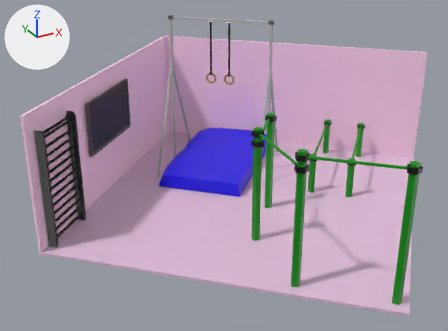
One commit to the glTF model public/models/myWorkoutRoom.glb: the scene before it, then after it.
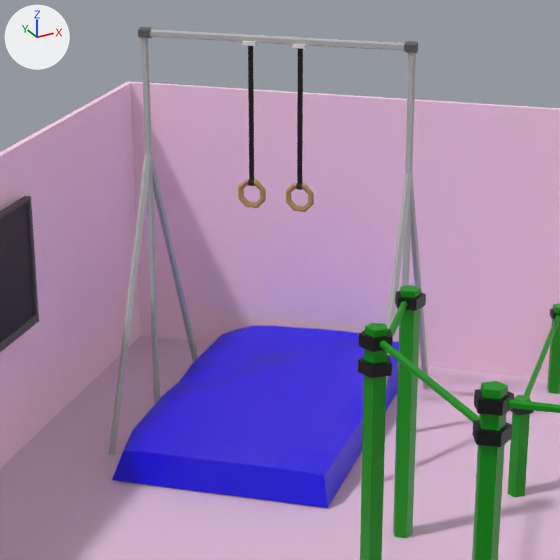
Old and new are each drawn whole from a camera (50 mm lens) standing at (-6.07, -9.69, 5.55) and looking at (-0.9, -0.29, 0.85) and again close up on the part from 26% to 73% of the width and 1% to 65% of the height. Every picture has the same lights, and +X, +Y and +Z are marked at upper left. Where no turn or scale is listed for an object, it has been applied to the vertices.

Objects in the first close-up: 'Cube', 'Cylinder', 'Cylinder.003', 'Cylinder.006', 'Cylinder.018', 'Cylinder.021', 'Cylinder.022', 'MainPole', 'Ring.002', 'Ring.003', 'Screen', 'Strap.002', 'Strap.003', 'ground', 'ground.001', 'ground.002'.
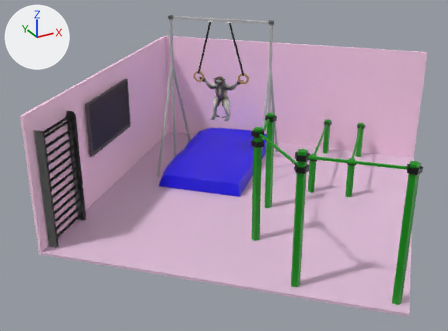
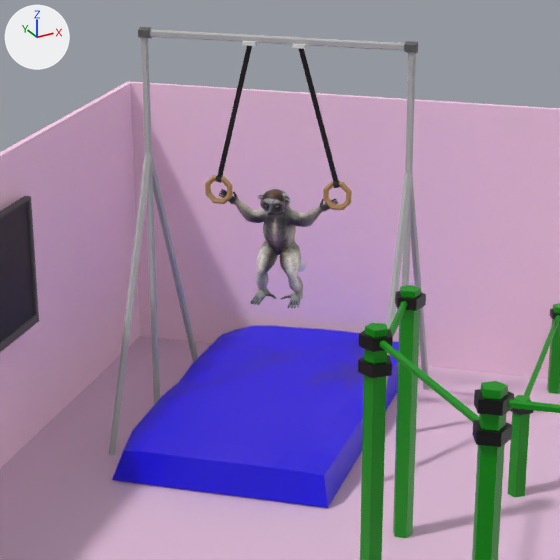
Commit message: Lemur added because why not

What differs and where, as boxes (x1, y1, x2, y2) in the close-ups (560 x 560 px):
```json
{"object": "sifaka lemur", "change": "added", "after": [219, 189, 338, 308], "faces in mat_19___default (picture img_anyconv_com__anml_sifakalemur_d)": [219, 189, 338, 308]}
{"object": "Strap.003", "change": "moved, turned", "before": [296, 48, 303, 190], "after": [298, 48, 340, 188]}
{"object": "Strap.002", "change": "moved, turned", "before": [248, 46, 255, 186], "after": [215, 46, 252, 183]}
{"object": "Ring.003", "change": "moved", "before": [286, 183, 314, 212], "after": [323, 181, 352, 210]}
{"object": "Ring.002", "change": "moved", "before": [238, 179, 266, 208], "after": [205, 175, 233, 204]}
```

Scene script edits in JSON lines:
```json
{"op": "add", "block": "img_anyconv_com__anml_sifakalemur_d", "code": ["img_anyconv_com__anml_sifakalemur_d = load_image('AnyConv.com__anml_sifakalemur_d', '_unpacked/AnyConv.com__anml_sifakalemur_d', 1024, 1024, 'sRGB')"]}
{"op": "add", "block": "mat_20___default", "code": ["mat_20___default = principled_material('20 - Default')", "mat_20___default.base_color = (0.8, 0.8, 0.8)  # white #e7e7e7"]}
{"op": "add", "block": "mat_19___default", "code": ["mat_19___default = principled_material('19 - Default')", "mat_19___default.texture = img_anyconv_com__anml_sifakalemur_d"]}
{"op": "add", "block": "me_sifaka_lemur", "code": ["me_sifaka_lemur = bpy.data.meshes.new('sifaka lemur')", "me_sifaka_lemur.from_pydata(...)  # 3050 vertices, 5784 faces; spans x -33567.0..-30506.0, y -635.0..2215.0, z -181.0..3884.0", "# faces by material slot: [5624, 160]", "me_sifaka_lemur.materials.append(mat_19___default)  # picture img_anyconv_com__anml_sifakalemur_d", "me_sifaka_lemur.materials.append(mat_20___default)  # white #e7e7e7"]}
{"op": "set", "path": "ob_ring_003.location", "old": "(0.138, 1.367, 1.968)", "new": "(0.355, 1.149, 2.007)"}
{"op": "set", "path": "ob_ring_002.location", "old": "(-0.143, 1.648, 1.968)", "new": "(-0.347, 1.827, 1.984)"}
{"op": "set", "path": "ob_strap_003.location", "old": "(0.138, 1.367, 2.613)", "new": "(0.24, 1.254, 2.633)"}
{"op": "set", "path": "ob_strap_003.rotation_euler", "old": "(0.0, 0.0, -0.785)", "new": "(0.0, -0.276, -0.785)", "note": "degrees (0, 0, -45) -> degrees (0, -16, -45)"}
{"op": "set", "path": "ob_strap_002.location", "old": "(-0.143, 1.648, 2.613)", "new": "(-0.251, 1.728, 2.611)"}
{"op": "set", "path": "ob_strap_002.rotation_euler", "old": "(0.0, 0.0, -0.785)", "new": "(0.0, 0.243, -0.785)", "note": "degrees (0, 0, -45) -> degrees (0, 14, -45)"}
{"op": "add", "block": "ob_sifaka_lemur", "code": ["ob_sifaka_lemur = bpy.data.objects.new('sifaka lemur', me_sifaka_lemur)", "ob_sifaka_lemur.location = (-7.459, 8.832, 1.143)", "ob_sifaka_lemur.rotation_euler = (-3.085, 0.00497, -0.775)  # degrees (-177, 0.3, -44)", "ob_sifaka_lemur.scale = (-0.000327, -0.000351, -0.000246)"]}
```
